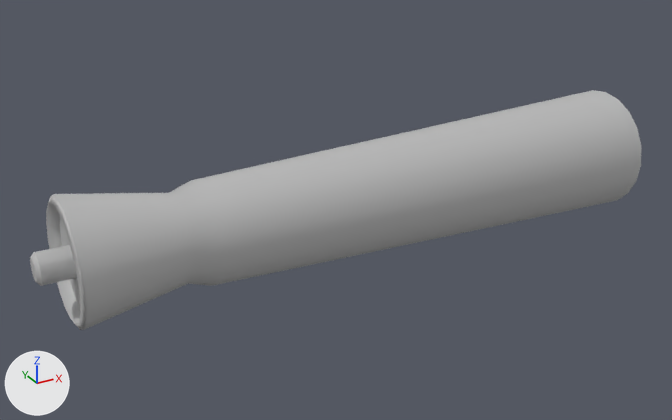
A saved change to the FBX model Assets/Objects/marker.fbx.
Both versions are drawn from a 50 mm lens placed at (-0.114, -0.0737, 0.0829), pointed at (-0.0203, 0.0968, -0.0023). Every picture has the same lights, and +X, +Y and +Z are marked at lower left. Where no turn or scale is listed for an object, it has been applied to the vertices.

Objects in the first picture: 'marker'.
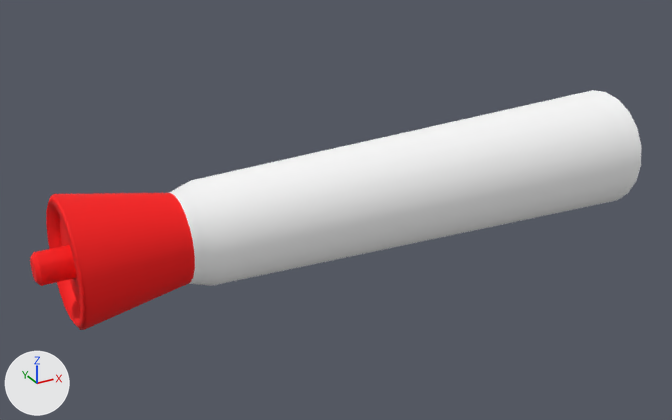
Location of each change, (x1, y1, x2, y2) in pixels of the pictures (672 x 420 px):
```json
{"part": 1, "of": "me_mesh", "change": "recoloured", "before": [169, 90, 641, 286], "after": [169, 90, 641, 286], "on screen": "grey to white"}
{"part": 2, "of": "me_mesh", "change": "recoloured", "before": [30, 193, 195, 330], "after": [30, 193, 195, 330], "on screen": "grey to red"}
```

Edits to the scene script, one JSON object a line:
```json
{"op": "add", "block": "mat_marker_body", "code": ["mat_marker_body = principled_material('marker_body')", "mat_marker_body.base_color = (1.0, 1.0, 1.0)  # white #ffffff", "mat_marker_body.roughness = 0.749"]}
{"op": "add", "block": "mat_marker_cap", "code": ["mat_marker_cap = principled_material('marker_cap')", "mat_marker_cap.base_color = (1.0, 0.0, 0.0)  # red #ff0000", "mat_marker_cap.roughness = 0.749"]}
{"block": "me_mesh", "where": "me_mesh.from_pydata(...)  # 192 vertices, 212 faces; spans x -0.075..0.0704, y -0.0148..0.0148, z -0.0148..0.0148"}
{"block": "me_mesh", "where": "# used by ob_marker; location = (-0.0129, 0.0951, 0.0)"}
{"block": "me_mesh", "change": "me_mesh part 1: all 60 faces centred in x -0.0431..0.0704, y -0.0127..0.0127, z -0.0127..0.0127 switch from mat_lambert1 (grey #bcbcbc) to mat_marker_body (white #ffffff)"}
{"block": "me_mesh", "change": "me_mesh part 2: all 152 faces centred in x -0.075..-0.0571, y -0.0127..0.0127, z -0.0127..0.0127 switch from mat_lambert1 (grey #bcbcbc) to mat_marker_cap (red #ff0000)"}
```
